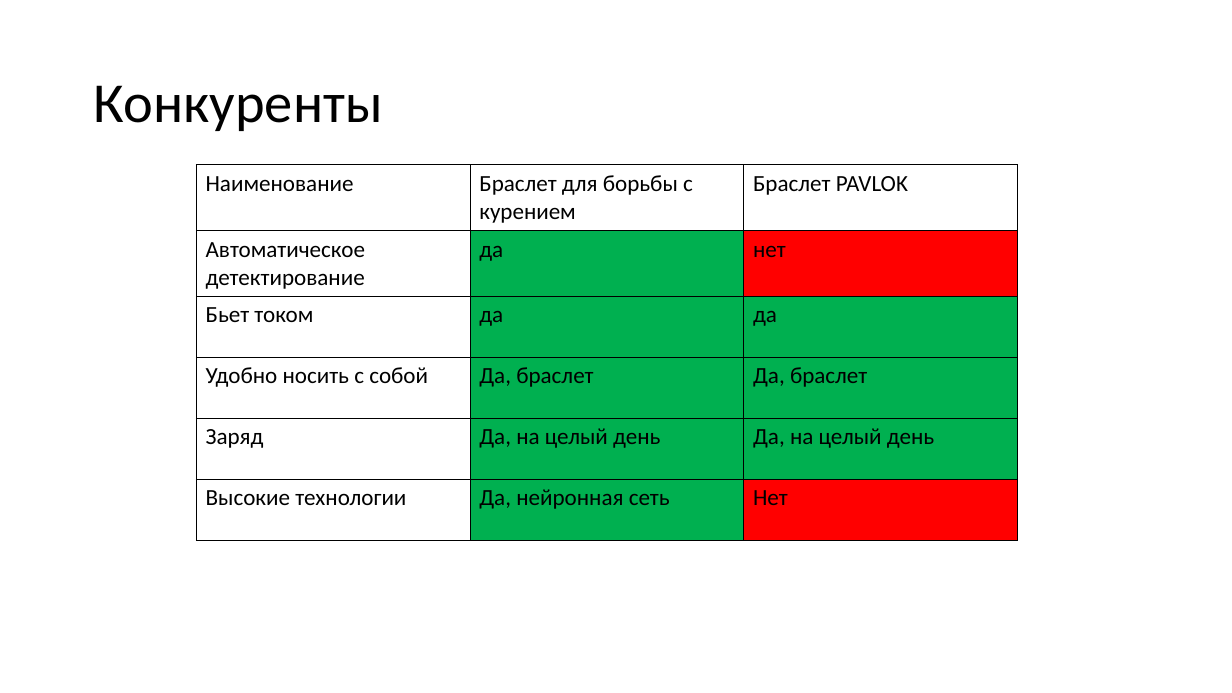
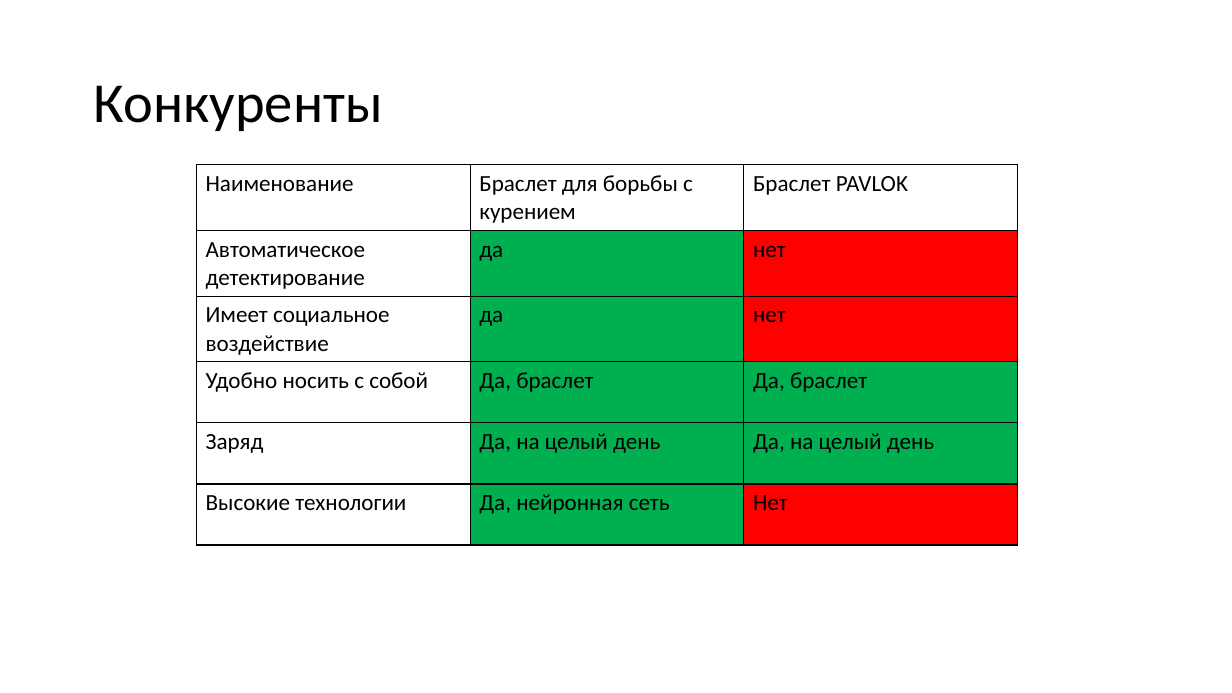
Before and after one commit to pepellsd/diplom, a slide deck: slide 13 of presentation.pptx (slide 8 before the commit). Drawn at 1232x693 pixels with LibreOffice and Linux fonts; fonts in the diff are those of the drawing. Boxes give left, top, right and bottom in pixels: in the first picture for what was removed or moved away, otherwise in the second. Text is boxed around its words. In the diff, an @@ line names an element or a change of style, - is before the commit and + after.

```diff
--- a/presentation.pptx
+++ b/presentation.pptx
@@ table at (196, 165, 1017, 542) @@
-row 3, column 1: Бьет током
+row 3, column 1: Имеет социальное воздействие
-row 3, column 3: да
+row 3, column 3: нет
@@ fill #00B050 to #FF0000 in row 3, column 3 @@
```
Also in this commit, not shown: 2 other slides changed, 6 slides added, 4 slides removed, 9 other files.
